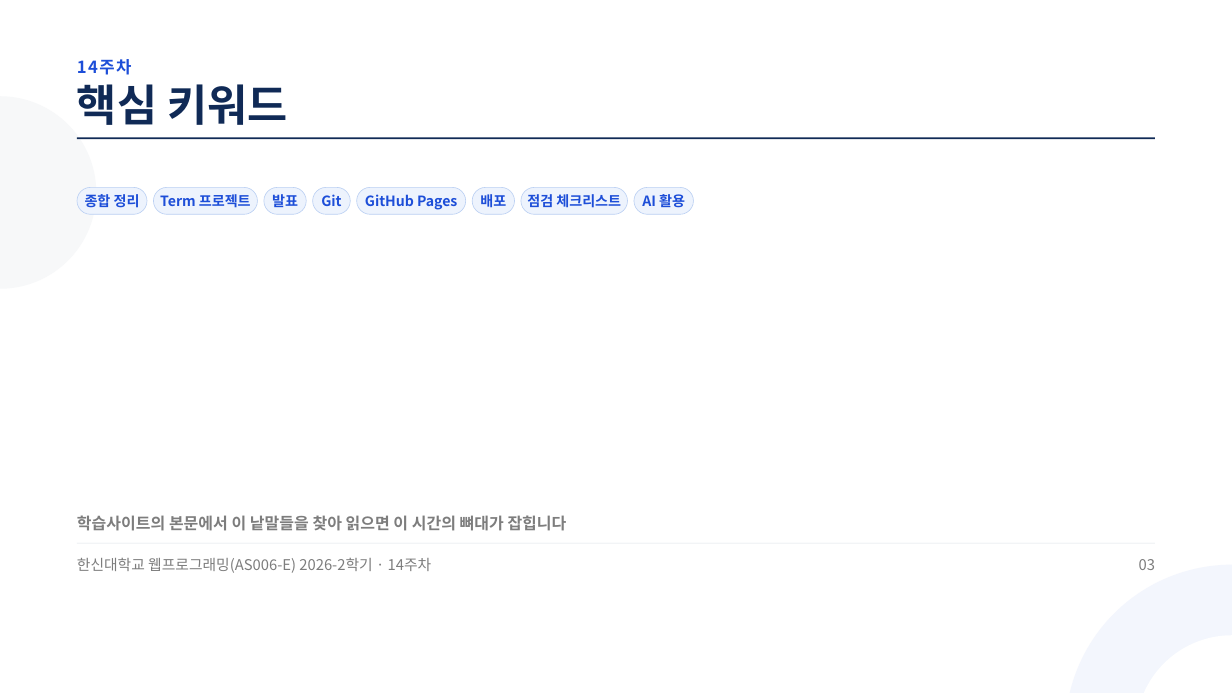
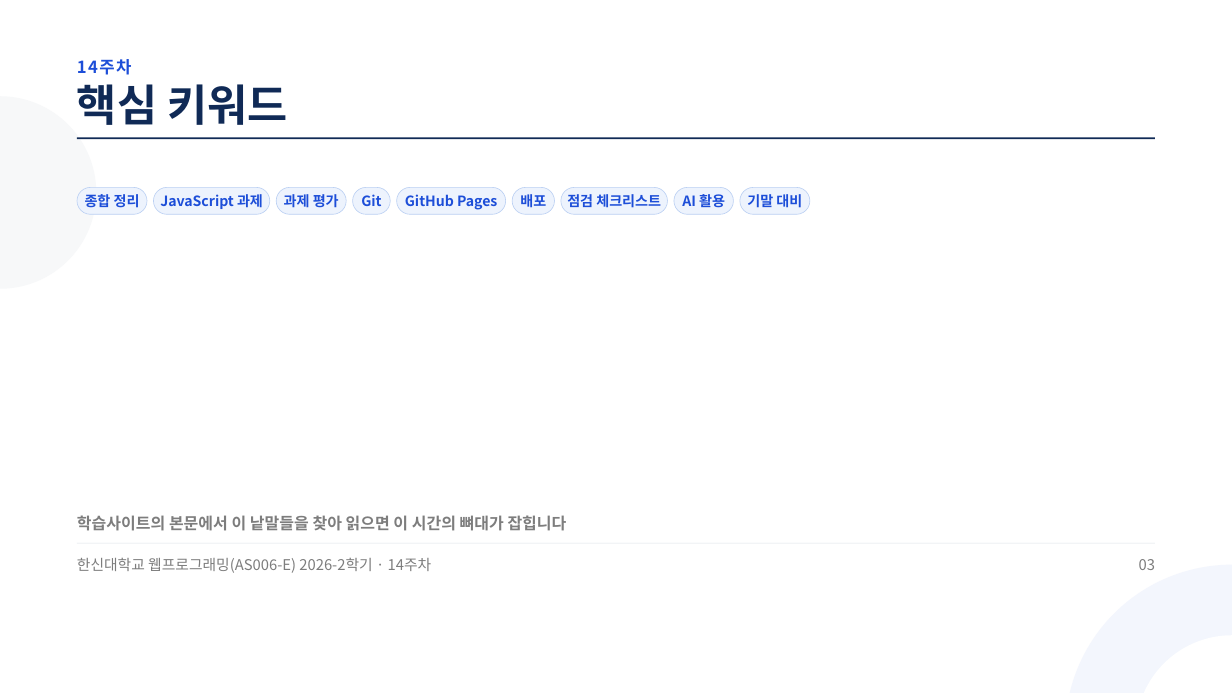
Before and after one commit to jungaistar/materials, a slide deck: slide 3 of hs-web/W14_종합_정리_및_과제_평가.pptx. Drawn at 1232x693 pixels with LibreOffice and Linux fonts; fonts in the diff are those of the drawing. Boxes give left, top, right and bottom in pixels: in the first picture for what was removed or moved away, otherwise in the second. Text is boxed around its words. In the diff, an @@ line names an element or a change of style, - is before the commit and + after.

Commit message:
hs-web 슬라이드 다시 굽기: W14_종합_정리_및_과제_평가.pptx (14주차 JS 과제 마무리 · 15주차 온라인 기말)

```diff
--- a/hs-web/W14_종합_정리_및_과제_평가.pptx
+++ b/hs-web/W14_종합_정리_및_과제_평가.pptx
@@ rounded rectangle: place and size @@
-rounded rectangle at <box>153,187,257,214</box>
+rounded rectangle at <box>153,187,270,214</box>
@@ text removed at <box>160,194,251,208</box> @@
-Term 프로젝트
@@ text added at <box>160,194,263,209</box>, 16.5 pt, text #1D4ED8, bold @@
+JavaScript 과제
@@ text removed at <box>272,194,298,207</box> @@
-발표
@@ rounded rectangle: place and size @@
-rounded rectangle at <box>264,187,306,214</box>
+rounded rectangle at <box>276,187,346,214</box>
@@ text added at <box>284,194,339,208</box>, 16.5 pt, text #1D4ED8, bold @@
+과제 평가
@@ 5 texts, 5 rounded rectangles: place and size @@
-5 texts, 5 rounded rectangles at <box>313,187,694,214</box>
+5 texts, 5 rounded rectangles at <box>352,187,734,214</box>
@@ rounded rectangle added at <box>740,187,810,214</box>, fill #EDF3FD, outline #BBD0F3 0.75 pt @@
@@ text added at <box>747,194,802,208</box>, 16.5 pt, text #1D4ED8, bold @@
+기말 대비
```
Also in this commit, not shown: 42 other slides changed, 4 slides added, 2 slides removed.
